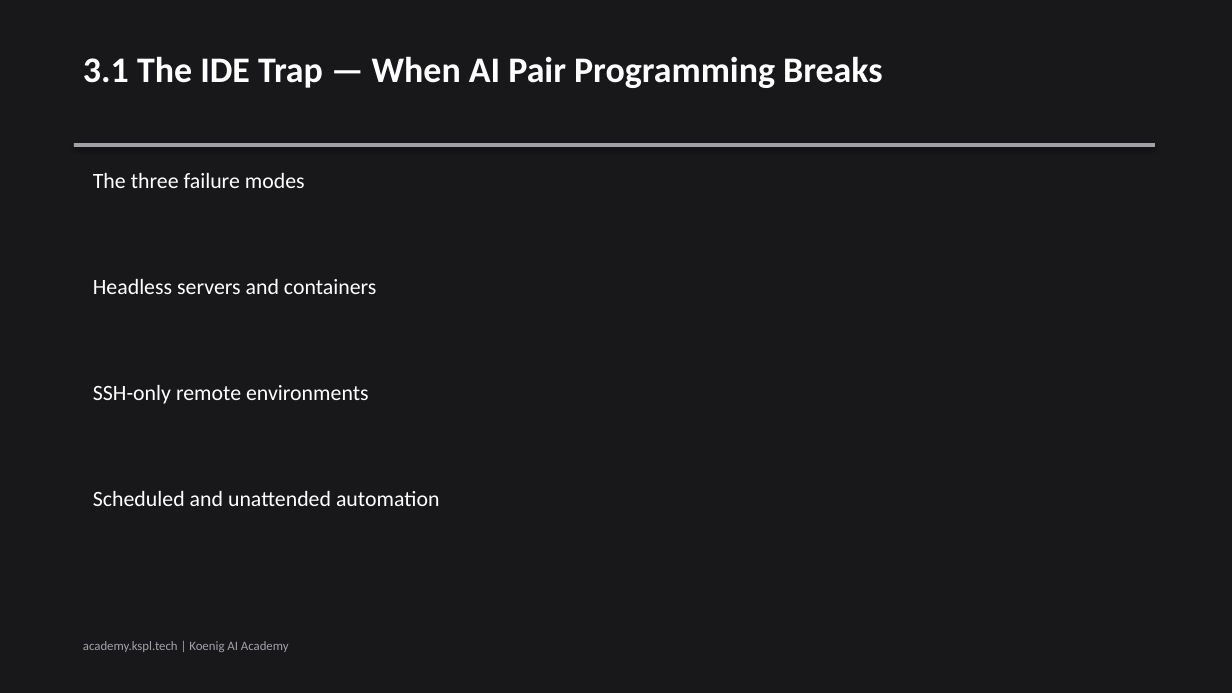
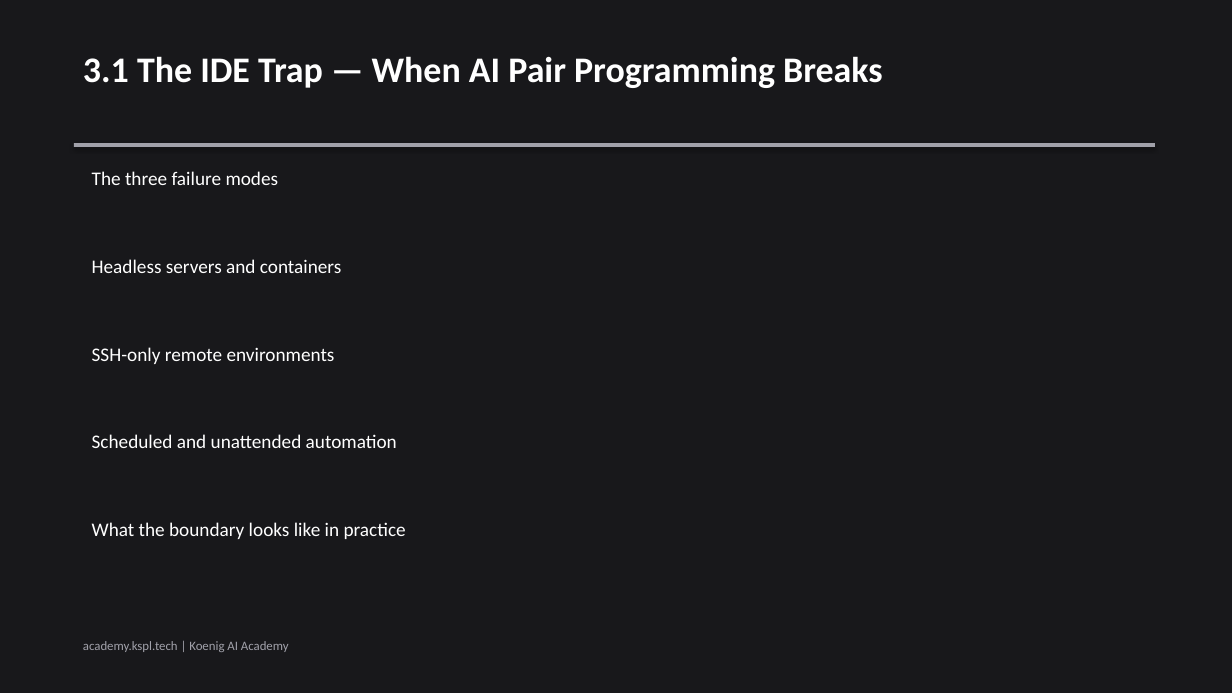
Before and after one commit to Koenig-Solutions-Private-Limited/koenig-ai-org, a slide deck: slide 2 of vault/courses/cursor-composer-2/03-cursor-cli-headless/slides.pptx. Drawn at 1232x693 pixels with LibreOffice and Linux fonts; fonts in the diff are those of the drawing. Boxes give left, top, right and bottom in pixels: in the first picture for what was removed or moved away, otherwise in the second. Text is boxed around its words. In the diff, an @@ line names an element or a change of style, - is before the commit and + after.

Commit message:
fix(slides): fix slide-6 MCQ regression — relax char cap for options and question stems
Apply a higher char cap selectively for MCQ answer options (A–D) and question stems
(matched by pattern `Question \d+`) rather than for all list items:
- MCQ options: 200-char cap (option B was 156 chars, above the 120 general limit)
- Question stems: 220-char cap (question stem is 204 chars)
- Regular paragraphs and non-MCQ list items: unchanged 120-char cap

Also expand make_content_slide to render up to 5 bullets with adaptive spacing/font
(15pt, 0.95"/0.85" step/height) when a slide carries 5 items, so question + all 4
options fit on the KnowledgeCheck slide without overflowing the footer.

Fixes KOEA-7722 revision 2 regression: slide 6 now shows question stem + A/B/C/D.
Slides 2–5 content unchanged from revision 2.

```diff
--- a/vault/courses/cursor-composer-2/03-cursor-cli-headless/slides.pptx
+++ b/vault/courses/cursor-composer-2/03-cursor-cli-headless/slides.pptx
@@ text "Headless servers and containers": place and size @@
-text "Headless servers and containers" at box(93, 279, 377, 294)
+text "Headless servers and containers" at box(92, 259, 341, 273)
@@ text "SSH-only remote environments": place and size @@
-text "SSH-only remote environments" at box(93, 385, 369, 404)
+text "SSH-only remote environments" at box(92, 347, 335, 364)
@@ size 17 to 15 pt in 4 elements at box(92, 171, 279, 185), box(92, 259, 341, 273), box(92, 347, 335, 364), box(92, 434, 397, 448) @@
@@ text "Scheduled and unattended automation": place and size @@
-text "Scheduled and unattended automation" at box(93, 491, 439, 506)
+text "Scheduled and unattended automation" at box(92, 434, 397, 448)
@@ text added at box(92, 522, 406, 539), 15 pt, text #FFFFFF @@
+What the boundary looks like in practice
```
Also in this commit, not shown: 3 other slides changed, 1 other file.
